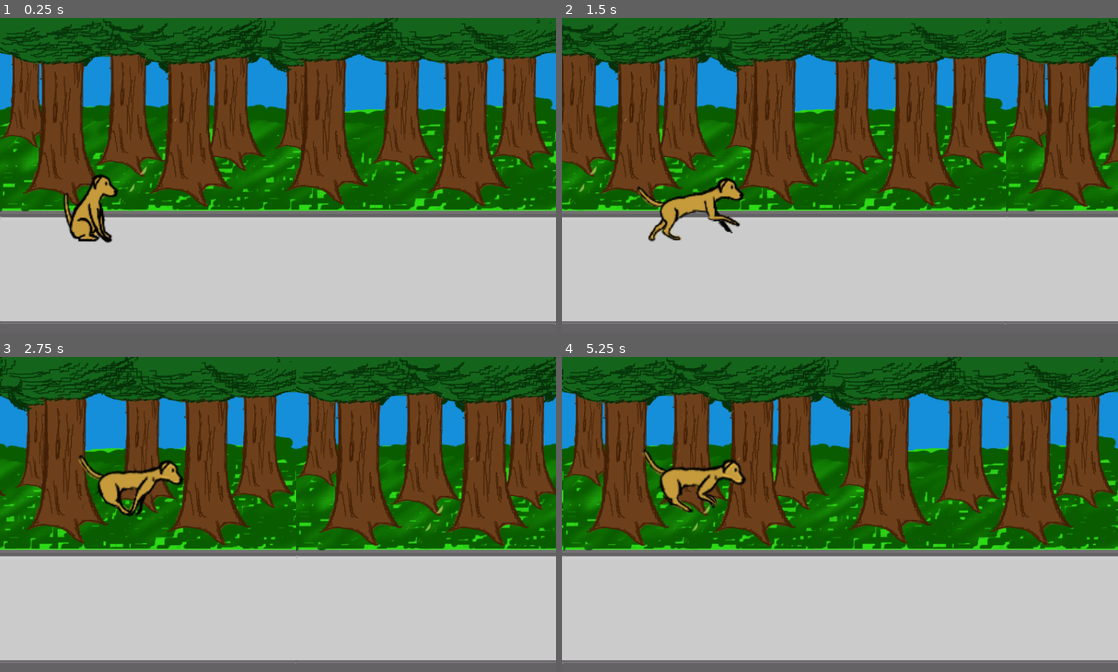
Above: before the commit, frames 1-4 (two rows, left to right).
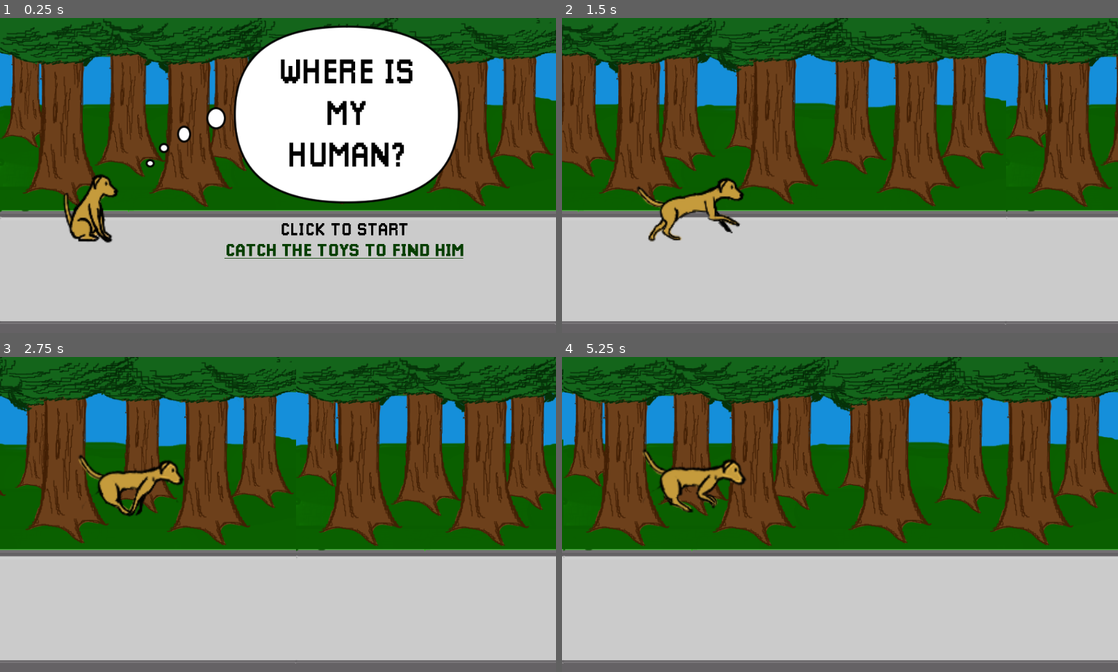
Above: after the commit, the same moments.

Repository: arthurnog/carameloProject
Game: Godot game, scene res://src/scene/GAME.tscn
Same seed, same stepped clock (60 frames per second), same inputs: the game is played once before the commit and once after it. The engine's default icon, where the game draws it, is replaced by a stand-in: a white triangle on a blue panel in a dark square.
Inputs (mouse positions are in pixels of both pictures, inside the frame that each line leads up to):
- Up to frame 1 (0.25 s): no input
- Up to frame 2 (1.5 s): move the mouse to (962, 159) at 0.52 s; press the mouse at (962, 159) at 0.53 s; move the mouse to (728, 191) at 1.27 s; release the mouse at (728, 191) at 1.28 s; click (728, 191) at 1.35 s
- Up to frame 3 (2.75 s): move the mouse to (333, 445) at 2.02 s; press the mouse at (333, 445) at 2.03 s
- Up to frame 4 (5.25 s): move the mouse to (812, 577) at 2.77 s; release the mouse at (812, 577) at 2.78 s; click (812, 577) at 2.85 s; move the mouse to (1006, 561) at 3.52 s; press the mouse at (1006, 561) at 3.53 s; move the mouse to (673, 467) at 4.27 s; release the mouse at (673, 467) at 4.28 s; click (673, 467) at 4.35 s; move the mouse to (867, 514) at 5.02 s; press the mouse at (867, 514) at 5.03 s

The runs differ from the first frame. In frame 1, 23% of the frame differs, in the area x 0-100%, y 2-77%; in frame 2, 3.2%; in frame 3, 3.2%; in frame 4, 3.2%.

Commit message:
visual pronto

Diff:
--- a/src/scene/GAME.tscn
+++ b/src/scene/GAME.tscn
@@ -7,6 +7,7 @@
 [ext_resource path="res://src/script/obsSpawn.gd" type="Script" id=5]
 [ext_resource path="res://src/script/cenarioPai.gd" type="Script" id=6]
 [ext_resource path="res://src/script/itemSpawn.gd" type="Script" id=7]
+[ext_resource path="res://src/sprites/START.png" type="Texture" id=8]
 
 [node name="GAME" type="Node2D"]
 script = ExtResource( 4 )
@@ -32,17 +33,22 @@
 
 [node name="TimerO" type="Timer" parent="obstaculos"]
 wait_time = 6.0
+
+[node name="Sprite" type="Sprite" parent="."]
+position = Vector2( 385.131, 205.179 )
+scale = Vector2( 0.84134, 0.880873 )
+texture = ExtResource( 8 )
 [connection signal="START" from="." to="cenario" method="_on_GAME_START"]
+[connection signal="START" from="." to="dogMal" method="_on_GAME_START"]
+[connection signal="START" from="." to="dog" method="_on_GAME_START"]
 [connection signal="START" from="." to="itens" method="_on_GAME_START"]
 [connection signal="START" from="." to="obstaculos" method="_on_GAME_START"]
-[connection signal="START" from="." to="dogMal" method="_on_GAME_START"]
-[connection signal="START" from="." to="dog" method="_on_GAME_START"]
 [connection signal="cool" from="dogMal" to="cenario" method="_on_dogMal_cool"]
+[connection signal="cool" from="dogMal" to="dog" method="_on_dogMal_cool"]
 [connection signal="cool" from="dogMal" to="obstaculos" method="_on_dogMal_cool"]
-[connection signal="cool" from="dogMal" to="dog" method="_on_dogMal_cool"]
 [connection signal="fear" from="dogMal" to="cenario" method="_on_dogMal_fear"]
+[connection signal="fear" from="dogMal" to="dog" method="_on_dogMal_fear"]
 [connection signal="fear" from="dogMal" to="obstaculos" method="_on_dogMal_fear"]
-[connection signal="fear" from="dogMal" to="dog" method="_on_dogMal_fear"]
 [connection signal="dead" from="dog" to="." method="_on_dog_dead"]
 [connection signal="win" from="dog" to="." method="_on_dog_win"]
 [connection signal="timeout" from="itens/TimerI" to="itens" method="_on_TimerI_timeout"]
--- a/src/scene/cenario.tscn
+++ b/src/scene/cenario.tscn
@@ -1,7 +1,8 @@
-[gd_scene load_steps=4 format=2]
+[gd_scene load_steps=5 format=2]
 
 [ext_resource path="res://src/sprites/cenario.png" type="Texture" id=1]
 [ext_resource path="res://src/script/cenario.gd" type="Script" id=2]
+[ext_resource path="res://src/sprites/fill.png" type="Texture" id=3]
 
 [sub_resource type="SpriteFrames" id=1]
 animations = [ {
@@ -12,6 +13,10 @@
 } ]
 
 [node name="cenario" type="Node2D"]
+
+[node name="Sprite" type="Sprite" parent="."]
+position = Vector2( 424, 240 )
+texture = ExtResource( 3 )
 
 [node name="AnimatedSprite" type="AnimatedSprite" parent="."]
 position = Vector2( -424, 240 )
--- /dev/null
+++ b/src/scene/lost.tscn
@@ -0,0 +1,11 @@
+[gd_scene load_steps=3 format=2]
+
+[ext_resource path="res://src/sprites/lost.png" type="Texture" id=1]
+[ext_resource path="res://src/script/win.gd" type="Script" id=2]
+
+[node name="lost" type="Node2D"]
+script = ExtResource( 2 )
+
+[node name="Sprite" type="Sprite" parent="."]
+position = Vector2( 424, 240 )
+texture = ExtResource( 1 )
--- /dev/null
+++ b/src/scene/win.tscn
@@ -0,0 +1,11 @@
+[gd_scene load_steps=3 format=2]
+
+[ext_resource path="res://src/sprites/win.png" type="Texture" id=1]
+[ext_resource path="res://src/script/win.gd" type="Script" id=2]
+
+[node name="win" type="Node2D"]
+script = ExtResource( 2 )
+
+[node name="Sprite" type="Sprite" parent="."]
+position = Vector2( 424, 240 )
+texture = ExtResource( 1 )
--- a/src/script/GAME.gd
+++ b/src/script/GAME.gd
@@ -9,6 +9,7 @@
 	if Input.is_action_just_pressed("click"):
 		emit_signal("START")
 		set_process_input(false)
+		$Sprite.visible = false
 
 # Called every frame. 'delta' is the elapsed time since the previous frame.
 #func _process(delta):
@@ -18,12 +19,13 @@
 func _on_dog_dead():
 	#GAME OVER
 	#cena de derrota
-	queue_free()
+	get_tree().change_scene("res://src/scene/lost.tscn")
 	pass # Replace with function body.
 
 
 func _on_dog_win():
 	#WIN
 	#aqui a cena muda para a cena de vitória
+	get_tree().change_scene("res://src/scene/win.tscn")
 	queue_free()
 	pass # Replace with function body.
--- /dev/null
+++ b/src/script/win.gd
@@ -0,0 +1,18 @@
+extends Node2D
+
+
+# Declare member variables here. Examples:
+# var a = 2
+# var b = "text"
+
+
+# Called when the node enters the scene tree for the first time.
+func _ready():
+	pass # Replace with function body.
+
+
+# Called every frame. 'delta' is the elapsed time since the previous frame.
+func _process(delta):
+	if Input.is_action_just_pressed("click"):
+		get_tree().change_scene("res://src/scene/GAME.tscn")
+#	pass
Not shown: 1 places in src/scene/GAME.tscn that only renumber resources
Binary file added: src/sprites/START.png
Not shown, added: src/sprites/START.png.import
Binary file changed: src/sprites/cenario.png
Binary file added: src/sprites/fill.png
Not shown, added: src/sprites/fill.png.import
Binary file added: src/sprites/lost.png
Not shown, added: src/sprites/lost.png.import
Binary file added: src/sprites/win.png
Not shown, added: src/sprites/win.png.import
Not shown, changed: src/sprites/cenario.clip
Not shown, changed: src/sprites/dog.clip
